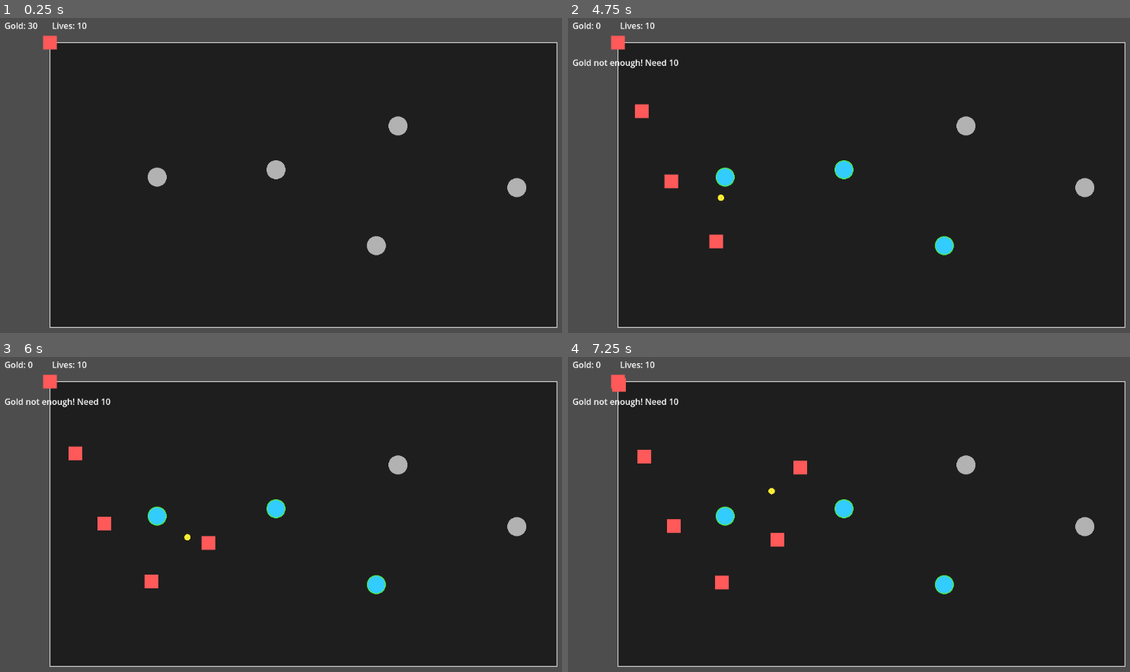
Above: before the commit, frames 1-4 (two rows, left to right).
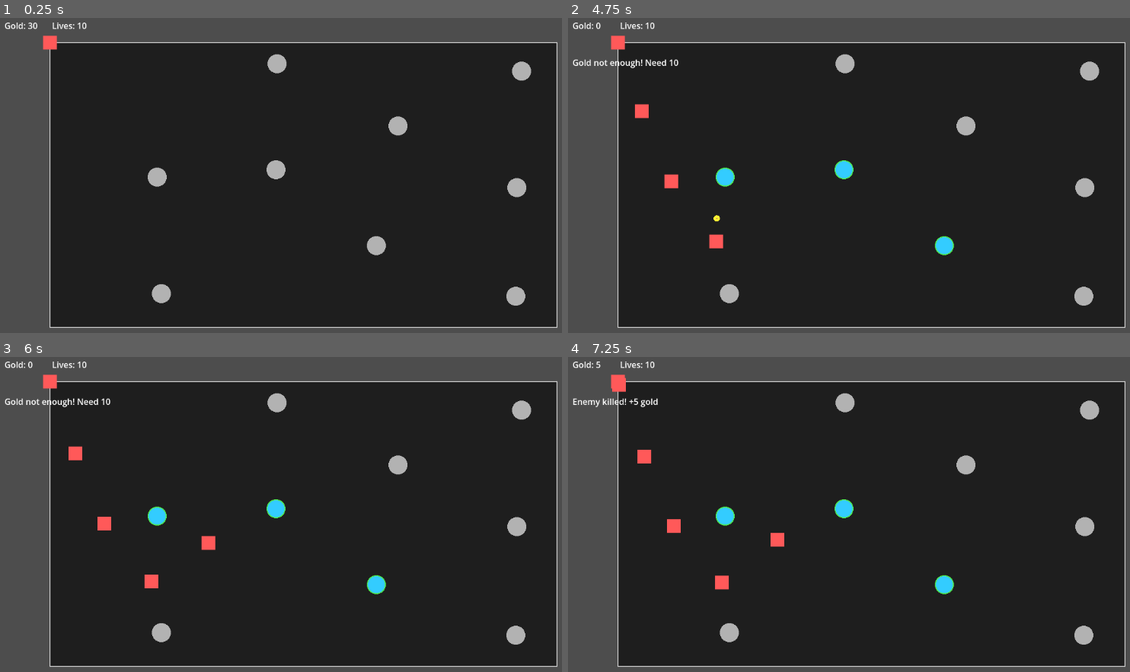
Above: after the commit, the same moments.

Repository: AbstrAct404/Game_Design_Week2-Characteristics-of-Games-and-Depth
Game: Godot game, scene res://Main.tscn
The game is run twice, just before and just after one commit, with the same random seed, the same clock (stepped at 60 frames per second) and the same inputs.
Inputs (mouse positions are in pixels of both pictures, inside the frame that each line leads up to):
- Up to frame 1 (0.25 s): no input
- Up to frame 2 (4.75 s): tap Enter at 0.5 s; move the mouse to (725, 178) at 0.52 s; click (725, 178) at 0.67 s; tap Space at 1.25 s; move the mouse to (944, 244) at 1.27 s; click (944, 244) at 1.42 s; move the mouse to (843, 169) at 2.02 s; click (843, 169) at 2.17 s; move the mouse to (967, 125) at 2.77 s; click (967, 125) at 2.92 s; move the mouse to (1085, 188) at 3.52 s; click (1085, 188) at 3.67 s; move the mouse to (691, 134) at 4.27 s; click (691, 134) at 4.42 s
- Up to frame 3 (6 s): move the mouse to (331, 523) at 5.02 s; click (331, 523) at 5.17 s; move the mouse to (213, 438) at 5.77 s; click (213, 438) at 5.92 s
- Up to frame 4 (7.25 s): move the mouse to (1006, 508) at 6.52 s; click (1006, 508) at 6.67 s

The runs differ from the first frame. In frame 1, 0.7% of the frame differs, in the area x 26-95%, y 11-92%; in frame 2, 0.7%; in frame 3, 0.7%; in frame 4, 1.1%, in the area x 0-95%, y 1-92%.

Commit message:
Added gold gain and more build spots

Diff:
--- a/characteristics-of-games-and-depth/Bullets.gd
+++ b/characteristics-of-games-and-depth/Bullets.gd
@@ -1,29 +1,21 @@
 extends Area2D
-
-@export var speed: float = 600.0
+@export var speed: float = 1200.0  # Increased from 600.0 to 1200.0
 @export var damage: int = 1
-
 @export var bullet_radius: float = 6.0
 @export var bullet_color: Color = Color(1.0, 0.95, 0.2) # 黄色系
-
 var dir: Vector2 = Vector2.RIGHT
-
 func _ready() -> void:
 	queue_redraw()
 	area_entered.connect(_on_area_entered)
 	body_entered.connect(_on_body_entered)
-
 func _draw() -> void:
 	draw_circle(Vector2.ZERO, bullet_radius, bullet_color)
-
 func _physics_process(delta: float) -> void:
 	global_position += dir * speed * delta
-
 func _on_body_entered(body: Node) -> void:
 	if body.has_method("take_damage"):
 		body.take_damage(damage)
 		queue_free()
-
 func _on_area_entered(area: Area2D) -> void:
 	if area.has_method("take_damage"):
 		area.take_damage(damage)
--- a/characteristics-of-games-and-depth/Enemy.gd
+++ b/characteristics-of-games-and-depth/Enemy.gd
@@ -1,13 +1,12 @@
 extends CharacterBody2D
-
 @export var max_hp: int = 10
 @export var speed: float = 120.0
-
+@export var gold_reward: int = 5  # Gold given on death
 var hp: int
 var path: Path2D
 var progress: float = 0.0
-
 signal reached_goal(enemy)
+signal died(enemy)  # Signal when enemy dies
 
 func _ready() -> void:
 	hp = max_hp
@@ -21,25 +20,22 @@
 func _physics_process(delta: float) -> void:
 	if path == null:
 		return
-
 	progress += speed * delta
 	var end_len = path.curve.get_baked_length()
-
 	if progress >= end_len:
 		emit_signal("reached_goal", self)
 		queue_free()
 		return
-
 	global_position = path.curve.sample_baked(progress)
 
 func take_damage(dmg: int) -> void:
 	hp -= dmg
 	if hp <= 0:
+		emit_signal("died", self)  # Emit only when dead
 		queue_free()
 
 @export var enemy_size: float = 26.0
 @export var enemy_color: Color = Color(1.0, 0.35, 0.35)
-
 func _draw() -> void:
 	var s = enemy_size
 	draw_rect(Rect2(Vector2(-s/2.0, -s/2.0), Vector2(s, s)), enemy_color)
--- a/characteristics-of-games-and-depth/Main.gd
+++ b/characteristics-of-games-and-depth/Main.gd
@@ -1,25 +1,20 @@
 extends Node2D
-
 @export var tower_scene: PackedScene
 @export var start_gold: int = 30
 @export var start_lives: int = 10
 @export var world_rect := Rect2(Vector2(0, 0), Vector2(960, 540))
-
 var gold: int
 var lives: int
-
 @onready var towers_root: Node2D = $Towers
 @onready var ui_hint: Label = $UI/Notifications
 @onready var ui_gold: Label = $UI/Gold
 @onready var ui_lives: Label = $UI/Lives
 @onready var cam: Camera2D = $Camera2D
 
-
 func _ready() -> void:
 	gold = start_gold
 	lives = start_lives
 	_update_ui()
-
 	for spot in $BuildSpots.get_children():
 		spot.clicked.connect(_on_build_spot_clicked)
 
@@ -29,29 +24,22 @@
 	cam.limit_bottom = int(world_rect.position.y + world_rect.size.y)
 	debug_check_path_inside_world()
 
-
 func _on_build_spot_clicked(spot) -> void:
 	if spot.has_tower:
 		_hint("There is already a tower here why r u keeping building here?")
 		return
-
 	if gold < spot.price:
 		_hint("Gold not enough! Need %d" % spot.price)
 		return
-
 	if tower_scene == null:
 		_hint("Undefined tower_scene")
 		return
-
 	gold -= spot.price
-
 	var t = tower_scene.instantiate()
 	towers_root.add_child(t)
 	t.global_position = spot.global_position
-
 	spot.has_tower = true
 	spot.queue_redraw()
-
 	_hint("Built success -%d" % spot.price)
 	_update_ui()
 
@@ -59,10 +47,15 @@
 	lives -= 1
 	_hint("Life -1")
 	_update_ui()
-
 	if lives <= 0:
 		_hint("Game Over")
 		get_tree().paused = true
+
+# Gold only on death
+func _on_enemy_died(enemy) -> void:
+	gold += enemy.gold_reward
+	_hint("Enemy killed! +%d gold" % enemy.gold_reward)
+	_update_ui()
 
 func _hint(msg: String) -> void:
 	ui_hint.text = msg
--- a/characteristics-of-games-and-depth/Main.tscn
+++ b/characteristics-of-games-and-depth/Main.tscn
@@ -13,73 +13,85 @@
 }
 point_count = 6
 
-[node name="Main" type="Node2D"]
+[node name="Main" type="Node2D" unique_id=542372704]
 script = ExtResource("1_cm0pq")
 tower_scene = ExtResource("1_uu6xs")
 
-[node name="Towers" type="Node2D" parent="."]
+[node name="Towers" type="Node2D" parent="." unique_id=1034446831]
 z_index = 20
 
-[node name="Enemies" type="Node2D" parent="."]
+[node name="Enemies" type="Node2D" parent="." unique_id=1361705403]
 z_index = 10
 
-[node name="Node2D" parent="Enemies" instance=ExtResource("2_r0du0")]
+[node name="Node2D" parent="Enemies" unique_id=565382568 instance=ExtResource("2_r0du0")]
 
-[node name="Map" type="Node2D" parent="."]
+[node name="Map" type="Node2D" parent="." unique_id=246303098]
 z_index = -10
 script = ExtResource("4_fos0i")
 
-[node name="Path2D" type="Path2D" parent="."]
+[node name="Path2D" type="Path2D" parent="." unique_id=118154350]
 curve = SubResource("Curve2D_uu6xs")
 
-[node name="PathFollow2D" type="PathFollow2D" parent="Path2D"]
+[node name="PathFollow2D" type="PathFollow2D" parent="Path2D" unique_id=1634277123]
 rotation = 1.2490457
 
-[node name="BuildSpots" type="Node2D" parent="."]
+[node name="BuildSpots" type="Node2D" parent="." unique_id=1859962478]
 
-[node name="BuiltSpot" parent="BuildSpots" instance=ExtResource("4_3dxm6")]
+[node name="BuiltSpot" parent="BuildSpots" unique_id=1689199506 instance=ExtResource("4_3dxm6")]
 position = Vector2(203, 255)
 
-[node name="BuiltSpot2" parent="BuildSpots" instance=ExtResource("4_3dxm6")]
+[node name="BuiltSpot2" parent="BuildSpots" unique_id=537732199 instance=ExtResource("4_3dxm6")]
 position = Vector2(618, 385)
 
-[node name="BuiltSpot3" parent="BuildSpots" instance=ExtResource("4_3dxm6")]
+[node name="BuiltSpot3" parent="BuildSpots" unique_id=1374482601 instance=ExtResource("4_3dxm6")]
 position = Vector2(428, 241)
 
-[node name="BuiltSpot4" parent="BuildSpots" instance=ExtResource("4_3dxm6")]
+[node name="BuiltSpot4" parent="BuildSpots" unique_id=1408821210 instance=ExtResource("4_3dxm6")]
 position = Vector2(659, 158)
 
-[node name="BuiltSpot5" parent="BuildSpots" instance=ExtResource("4_3dxm6")]
+[node name="BuiltSpot5" parent="BuildSpots" unique_id=1366219606 instance=ExtResource("4_3dxm6")]
 position = Vector2(884, 275)
 
-[node name="Projectiles" type="Node2D" parent="."]
+[node name="BuiltSpot6" parent="BuildSpots" unique_id=253273040 instance=ExtResource("4_3dxm6")]
+position = Vector2(430, 40)
+
+[node name="BuiltSpot7" parent="BuildSpots" unique_id=1663204466 instance=ExtResource("4_3dxm6")]
+position = Vector2(893, 54)
+
+[node name="BuiltSpot8" parent="BuildSpots" unique_id=1058318223 instance=ExtResource("4_3dxm6")]
+position = Vector2(882, 481)
+
+[node name="BuiltSpot9" parent="BuildSpots" unique_id=982245654 instance=ExtResource("4_3dxm6")]
+position = Vector2(211, 476)
+
+[node name="Projectiles" type="Node2D" parent="." unique_id=575928459]
 z_index = 30
 
-[node name="Spawner" type="Node2D" parent="."]
+[node name="Spawner" type="Node2D" parent="." unique_id=1562102082]
 script = ExtResource("3_r0du0")
 enemy_scene = ExtResource("2_r0du0")
 
-[node name="UI" type="CanvasLayer" parent="."]
+[node name="UI" type="CanvasLayer" parent="." unique_id=2041260162]
 
-[node name="Gold" type="Label" parent="UI"]
+[node name="Gold" type="Label" parent="UI" unique_id=772865287]
 offset_left = 10.0
 offset_top = 10.0
 offset_right = 50.0
 offset_bottom = 33.0
 
-[node name="Lives" type="Label" parent="UI"]
+[node name="Lives" type="Label" parent="UI" unique_id=1902768705]
 offset_left = 100.0
 offset_top = 10.0
 offset_right = 140.0
 offset_bottom = 33.0
 
-[node name="Notifications" type="Label" parent="UI"]
+[node name="Notifications" type="Label" parent="UI" unique_id=1559931182]
 offset_left = 10.0
 offset_top = 80.0
 offset_right = 50.0
 offset_bottom = 103.0
 
-[node name="Camera2D" type="Camera2D" parent="."]
+[node name="Camera2D" type="Camera2D" parent="." unique_id=1857574544]
 light_mask = 15
 visibility_layer = 15
 limit_left = 0
--- a/characteristics-of-games-and-depth/Spawner.gd
+++ b/characteristics-of-games-and-depth/Spawner.gd
@@ -1,31 +1,25 @@
 extends Node
-
 @export var enemy_scene: PackedScene
 @export var spawn_interval: float = 1.2
 @export var enemies_per_wave: int = 10
-
 @onready var main = get_tree().current_scene
 @onready var path: Path2D = main.get_node("Path2D")
 @onready var enemies_root: Node2D = main.get_node("Enemies")
-
 var timer := 0.0
 var spawned := 0
 
 func _process(delta: float) -> void:
 	if enemy_scene == null:
 		return
-
 	timer += delta
 	if timer < spawn_interval:
 		return
 	timer = 0.0
-
 	if spawned >= enemies_per_wave:
 		return
-
 	var e = enemy_scene.instantiate()
 	enemies_root.add_child(e)
 	e.setup(path)
 	e.reached_goal.connect(main._on_enemy_reached_goal)
-
+	e.died.connect(main._on_enemy_died)  # Connect died signal
 	spawned += 1
--- a/characteristics-of-games-and-depth/project.godot
+++ b/characteristics-of-games-and-depth/project.godot
@@ -8,9 +8,13 @@
 
 config_version=5
 
+[animation]
+
+compatibility/default_parent_skeleton_in_mesh_instance_3d=true
+
 [application]
 
 config/name="Characteristics-of-Games-and-Depth"
 run/main_scene="uid://bwxepmi3luxyn"
-config/features=PackedStringArray("4.5", "Forward Plus")
+config/features=PackedStringArray("4.6", "Forward Plus")
 config/icon="res://icon.svg"
Not shown: 1 places in characteristics-of-games-and-depth/Main.tscn that only renumber resources
Not shown, added: .DS_Store
